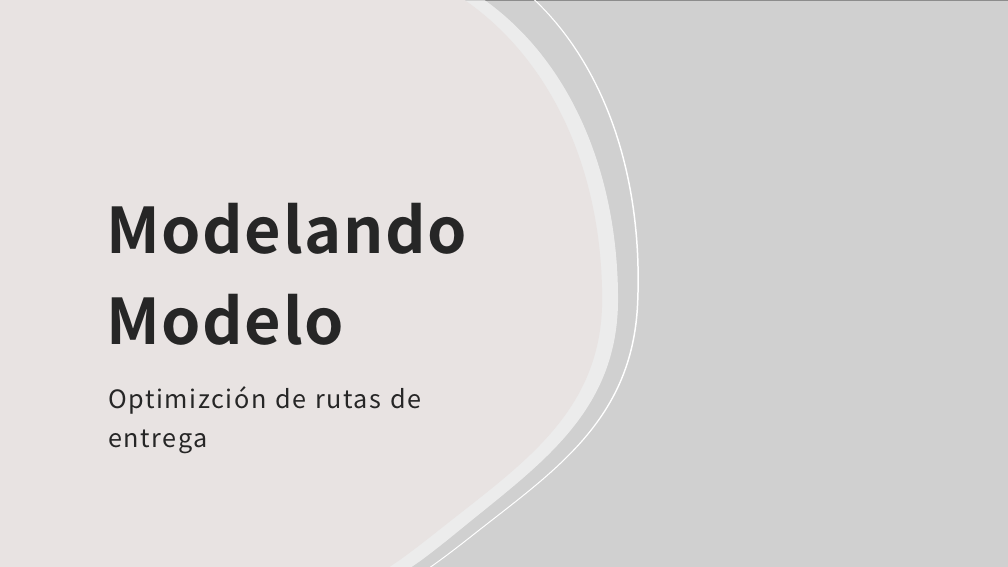
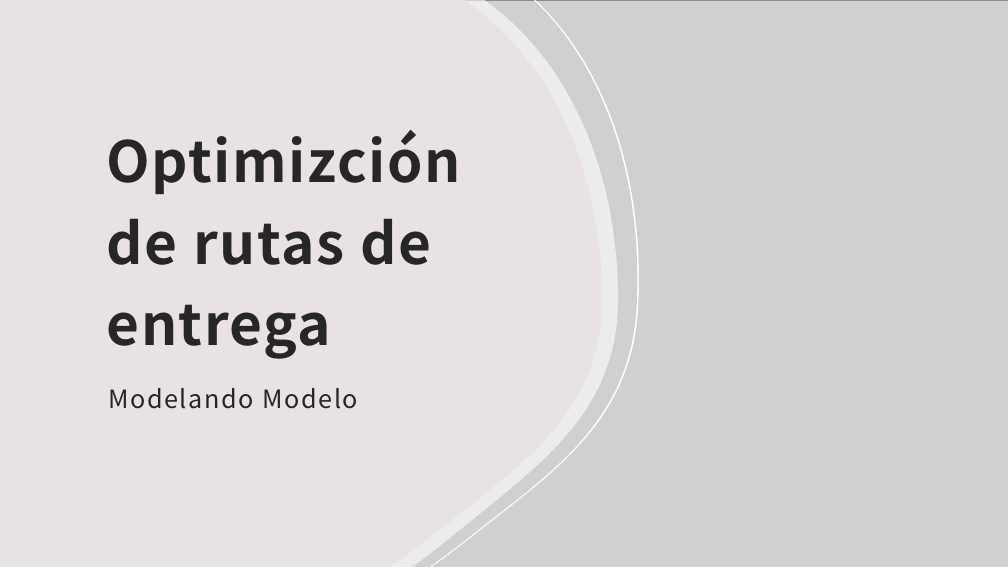
Before and after one commit to AlbertoMandujanoMontes/reto-mexico-2020, a slide deck: slide 1 of Resultados/Presnatacion.pptx. Drawn at 1008x567 pixels with LibreOffice and Linux fonts; fonts in the diff are those of the drawing; grey boxes stand for pictures. Boxes give left, top, right and bottom in pixels: in the first picture for what was removed or moved away, otherwise in the second. Text is boxed around its words. In the diff, an @@ line names an element or a change of style, - is before the commit and + after.

Commit message:
Corrections to presentation

```diff
--- a/Resultados/Presnatacion.pptx
+++ b/Resultados/Presnatacion.pptx
@@ title at box(107, 130, 461, 359): text changed; size 60 to 54 pt @@
-Modelando Modelo
+Optimizción de rutas de entrega
@@ subtitle at box(108, 388, 359, 409): text changed @@
-Optimizción de rutas de entrega
+Modelando Modelo
```
Also in this commit, not shown: 3 other files.
